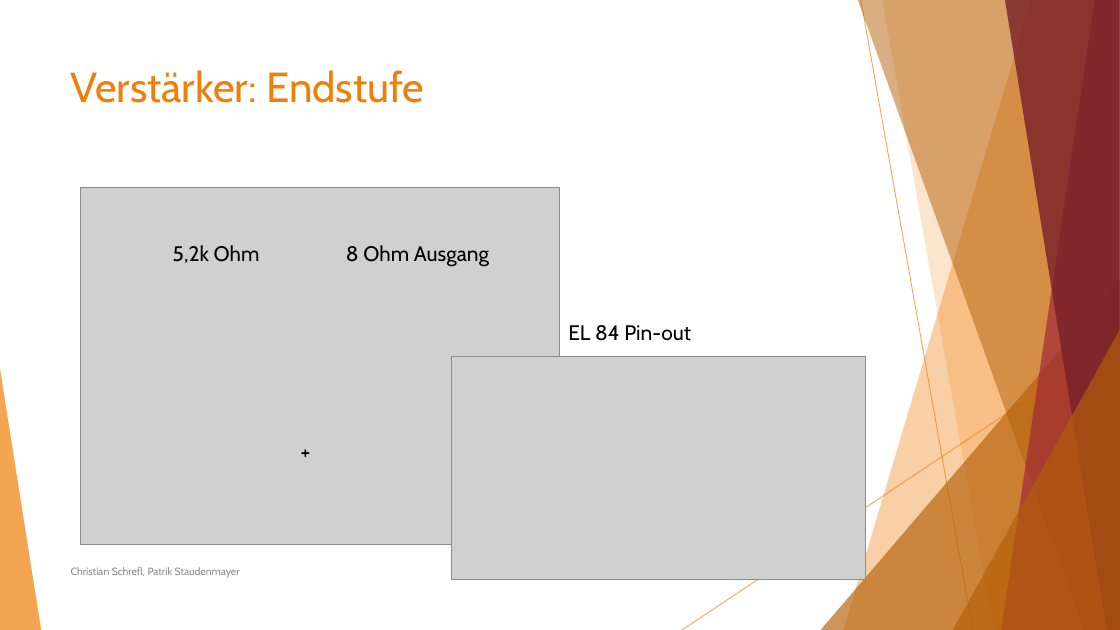
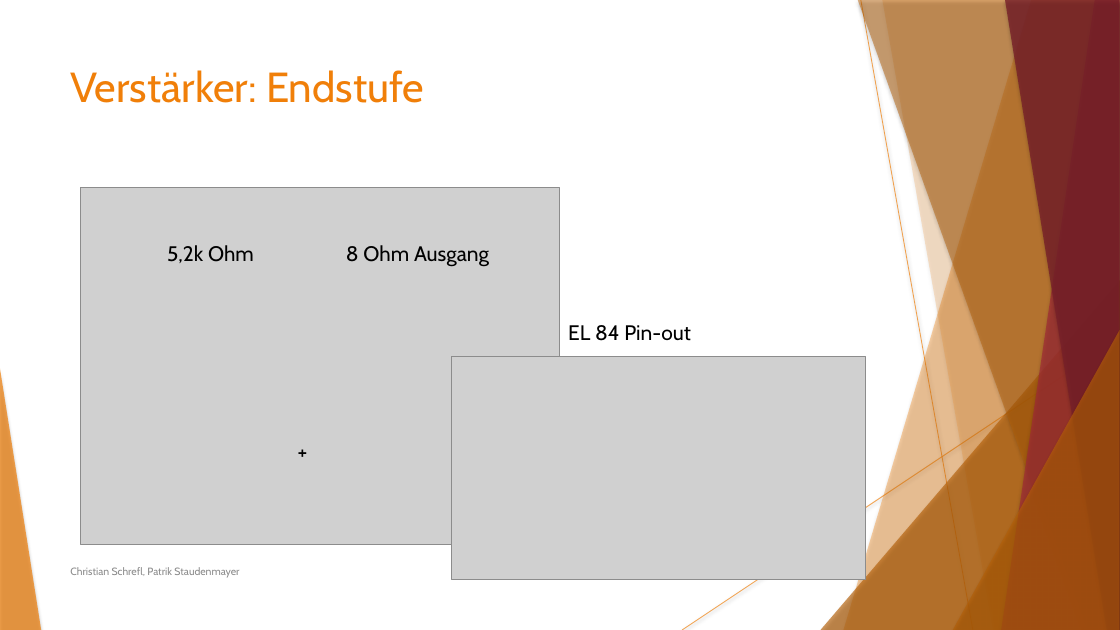
Before and after one commit to Staudi14/tube-amplifier, a slide deck: slide 15 of Präsentation/Staudenmayer_Schrefl_ProjektRöhrenverstärker.pptx. Drawn at 1120x630 pixels with LibreOffice and Linux fonts; fonts in the diff are those of the drawing; grey boxes stand for pictures. Boxes give left, top, right and bottom in pixels: in the first picture for what was removed or moved away, otherwise in the second. Text is boxed around its words. In the diff, an @@ line names an element or a change of style, - is before the commit and + after.

```diff
--- a/Präsentation/Staudenmayer_Schrefl_ProjektRöhrenverstärker.pptx
+++ b/Präsentation/Staudenmayer_Schrefl_ProjektRöhrenverstärker.pptx
@@ line (861, 0) - (973, 630): stroke #F07F09 0.75 pt to #F07F09 0.74 pt @@
@@ freeform shape at (x1=882, y1=0, x2=1120, y2=630): shadow on; outline redrawn @@
@@ text "5,2k Ohm" moved from (x1=173, y1=245, x2=260, y2=263) to (x1=167, y1=245, x2=254, y2=263) @@
@@ line (1120, 339) - (682, 630): stroke #F07F09 0.75 pt to #F07F09 0.74 pt @@
@@ shadow on in 7 elements at (x1=844, y1=0, x2=1120, y2=630), (x1=821, y1=280, x2=1120, y2=630), (x1=858, y1=0, x2=1120, y2=630), (x1=1002, y1=0, x2=1120, y2=630), (x1=1005, y1=0, x2=1120, y2=630), (x1=953, y1=330, x2=1120, y2=630), (x1=0, y1=369, x2=41, y2=630) @@
@@ text "Christian Schrefl, Patrik Staudenmayer" at (x1=70, y1=567, x2=239, y2=578): text colour #8C8C8C to #8B8B8B @@
```
Also in this commit, not shown: 17 other slides changed, 2 slides added.
